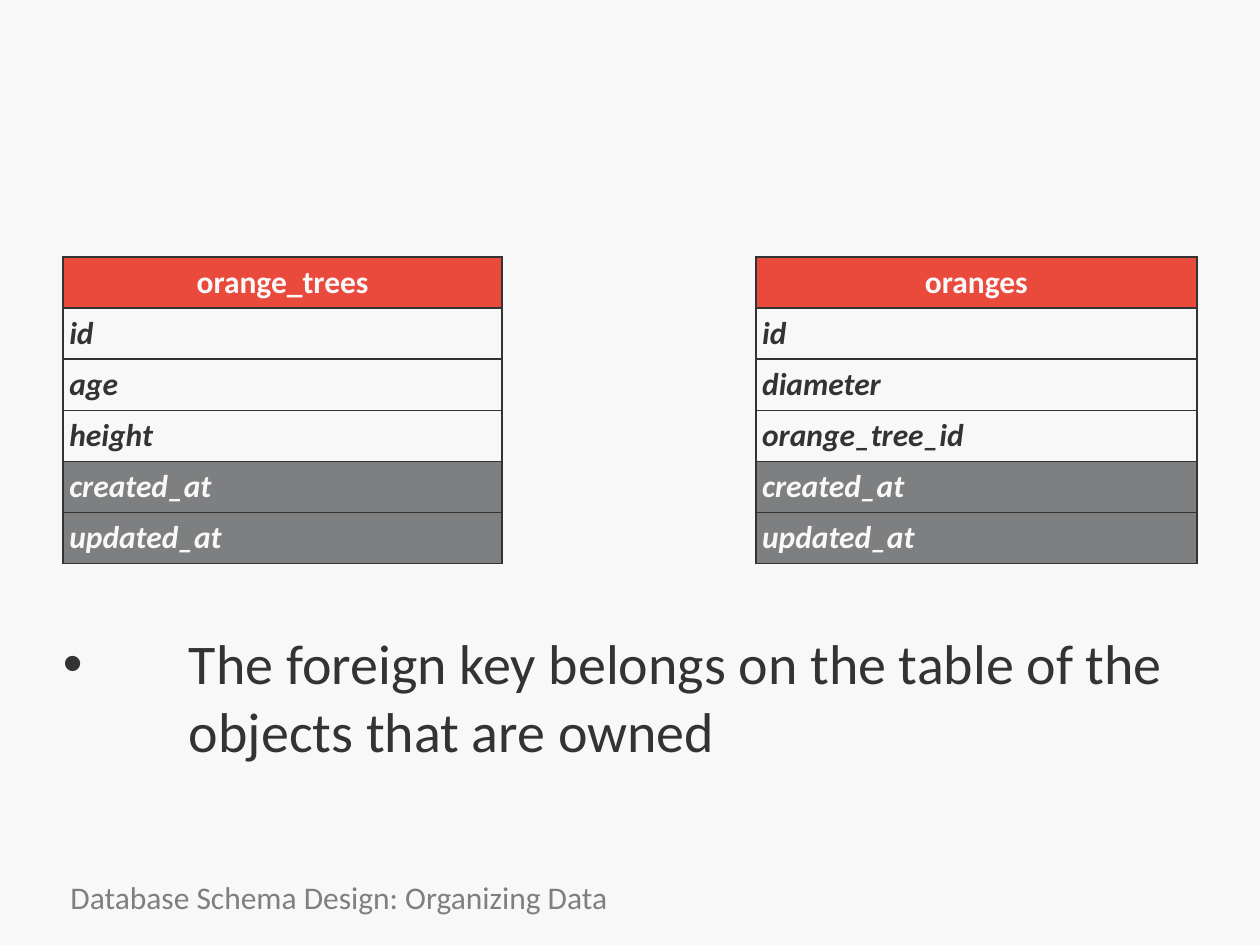
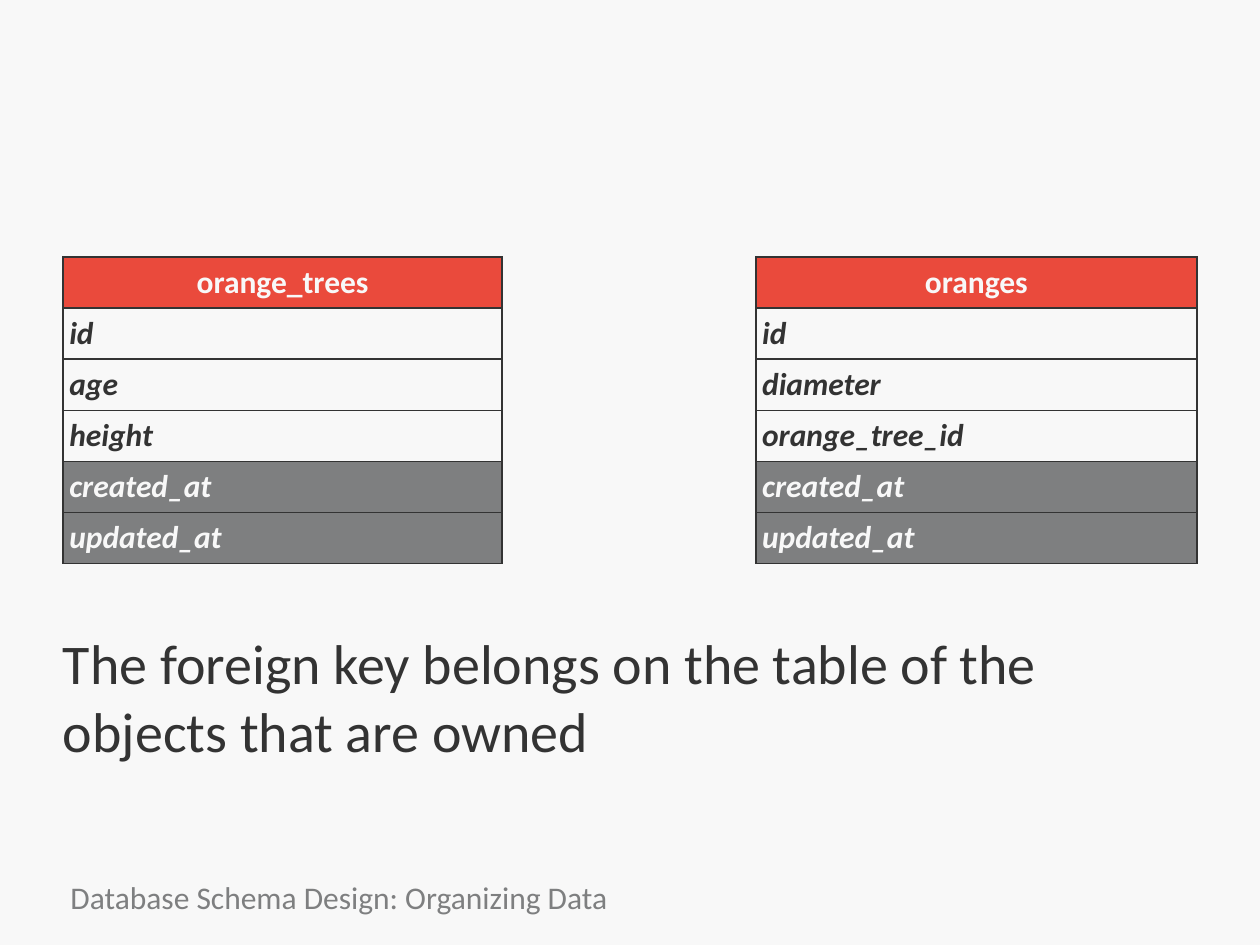
Before and after one commit to bootcoder/sql_schema_design_basics, a slide deck: slide 33 of HTC-schema-sql.pptx. Drawn at 1260x945 pixels with LibreOffice and Linux fonts; fonts in the diff are those of the drawing; background and template pictures are left out. Boxes give left, top, right and bottom in pixels: in the first picture for what was removed or moved away, otherwise in the second. Text is boxed around its words. In the diff, an @@ line names an element or a change of style, - is before the commit and + after.

```diff
--- a/HTC-schema-sql.pptx
+++ b/HTC-schema-sql.pptx
@@ text "The foreign key belongs on ..." at <box>63,645,1036,762</box>: bullet • to none @@
```
Also in this commit, not shown: 9 other slides changed, 4 slides added, 4 slides removed.
